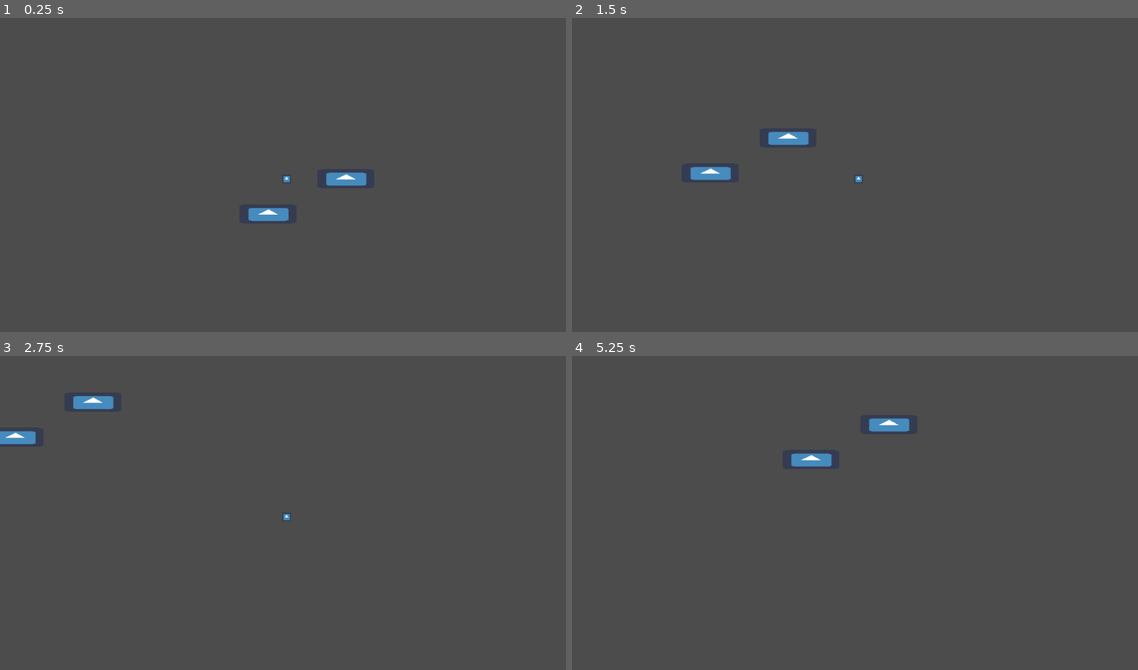
Above: before the commit, frames 1-4 (two rows, left to right).
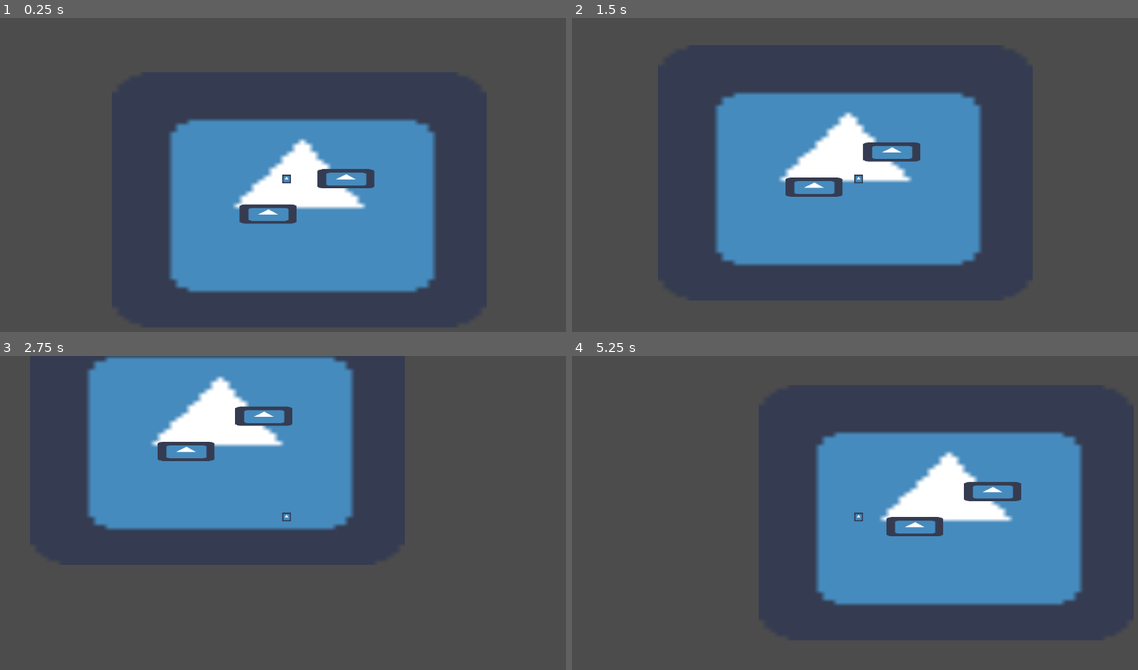
Above: after the commit, the same moments.

Repository: kjanuska/Independent-Study-Game
Game: Godot game, scene res://Scenes/Main.tscn
The game is run twice, just before and just after one commit, with the same random seed, the same clock (stepped at 60 frames per second) and the same inputs. The engine's default icon, where the game draws it, is replaced by a stand-in: a white triangle on a blue panel in a dark square.
Inputs:
- Up to frame 1 (0.25 s): no input
- Up to frame 2 (1.5 s): tap Enter at 0.5 s; hold D (ui_right) 0.53-1.28 s; tap Space (space) at 0.6, 1.35 s; hold S (ui_down) from 1.28 s (still down)
- Up to frame 3 (2.75 s): release S (ui_down) at 2.03 s; hold D (ui_right) from 2.03 s (still down); tap Space (space) at 2.1 s
- Up to frame 4 (5.25 s): release D (ui_right) at 2.78 s; hold W (ui_up) 2.78-3.53 s; tap Space (space) every 0.75 s from 2.85 to 5.1 s; hold A (ui_left) 3.53-5.03 s; hold S (ui_down) from 5.03 s (still down)

The runs differ from the first frame. In frame 1, 25% of the frame differs, in the area x 29-78%, y 32-88%; in frame 2, 25%; in frame 3, 26%; in frame 4, 26%, in the area x 38-91%, y 19-80%.

Commit message:
movmement code change

Diff:
--- a/Scenes/Main.tscn
+++ b/Scenes/Main.tscn
@@ -1,15 +1,21 @@
-[gd_scene load_steps=3 format=2]
+[gd_scene load_steps=4 format=2]
 
-[ext_resource path="res://Scenes/Player.tscn" type="PackedScene" id=1]
-[ext_resource path="res://Scenes/Box.tscn" type="PackedScene" id=2]
+[ext_resource path="res://icon.png" type="Texture" id=1]
+[ext_resource path="res://Scenes/Player.tscn" type="PackedScene" id=2]
+[ext_resource path="res://Scenes/Box.tscn" type="PackedScene" id=3]
 
 [node name="Node2D" type="Node2D"]
 
-[node name="Player" parent="." instance=ExtResource( 1 )]
+[node name="Sprite" type="Sprite" parent="."]
+position = Vector2( 315.5, 196.5 )
+scale = Vector2( 13.0781, 8.92188 )
+texture = ExtResource( 1 )
+
+[node name="Player" parent="." instance=ExtResource( 2 )]
 position = Vector2( 286.732, 149.764 )
 
-[node name="StaticBody2D" parent="." instance=ExtResource( 2 )]
+[node name="StaticBody2D" parent="." instance=ExtResource( 3 )]
 position = Vector2( 419.002, 149.444 )
 
-[node name="StaticBody2D2" parent="." instance=ExtResource( 2 )]
+[node name="StaticBody2D2" parent="." instance=ExtResource( 3 )]
 position = Vector2( 245.304, 228.095 )
--- a/Scenes/Player.tscn
+++ b/Scenes/Player.tscn
@@ -34,5 +34,4 @@
 
 [node name="DashCooldown" type="Timer" parent="."]
 [connection signal="timeout" from="DashTimer" to="." method="_on_DashTimer_timeout"]
-[connection signal="timeout" from="DashTimer" to="." method="_on_Timer_timeout"]
 [connection signal="timeout" from="DashCooldown" to="." method="_on_DashCooldown_timeout"]
--- a/Scripts/Player.gd
+++ b/Scripts/Player.gd
@@ -6,6 +6,8 @@
 var can_move = true
 var can_dash = true
 var player
+var dashing = false
+var target_position
 
 func _ready():
 	player = get_node(".")
@@ -16,6 +18,18 @@
 	moving = false
 
 	_get_input()
+
+	if dashing:
+#		move player smootly from current position to target position
+			dashing = false
+
+	if Input.is_action_just_pressed("space"):
+		if moving && can_dash:
+			dashing = true
+			can_move = false
+			can_dash = false
+			target_position = player.get_position() + ((motion.normalized()) * 150)
+			$DashTimer.start()
 
 	move_and_slide(motion.normalized() * SPEED)
 
@@ -41,18 +55,8 @@
 			motion.y = SPEED
 			moving = true
 
-	if Input.is_action_just_pressed("space"):
-		if moving && can_dash:
-			can_move = false
-			can_dash = false
-			player.visible = not player.visible
-			var target_position = player.get_position() + ((motion.normalized()) * 150)
-			player.position.x = target_position.x
-			player.position.y = target_position.y
-			$DashTimer.start()
 
 func _on_DashTimer_timeout():
-	player.visible = not player.visible
 	can_move = true
 	$DashCooldown.start()
 
